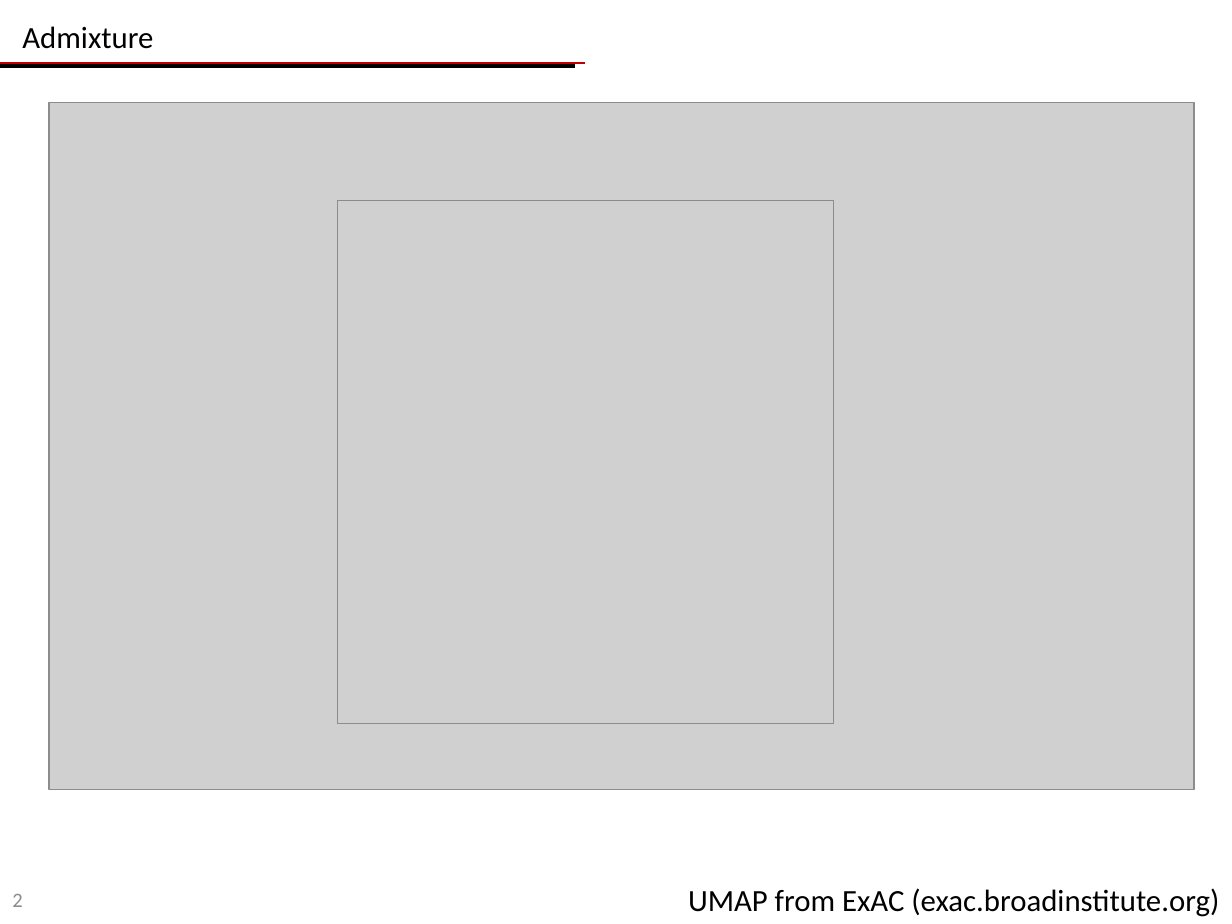
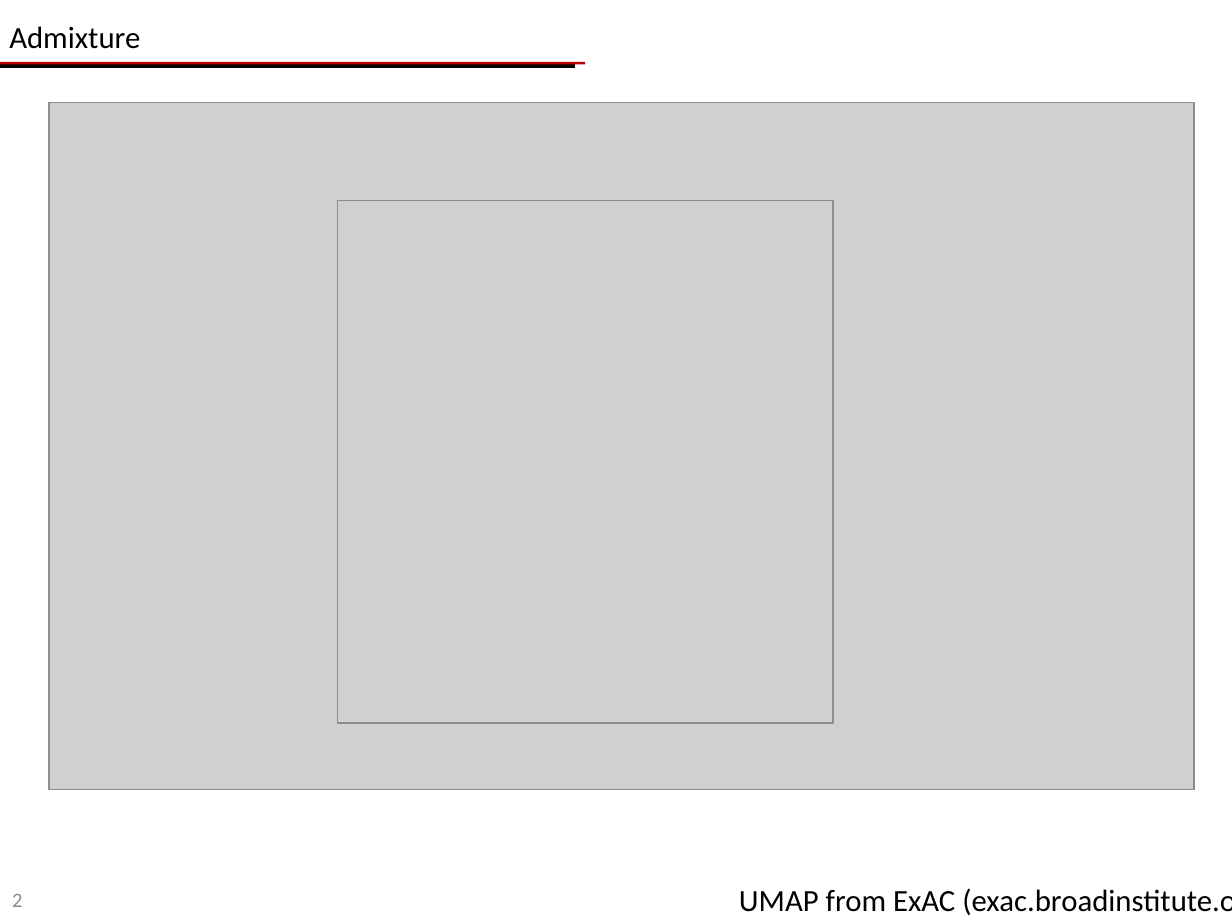
Before and after one commit to GTPB/IBIP19, a slide deck: slide 2 of pages/proteogenomics/resources/slides/day2.pptx. Drawn at 1232x924 pixels with LibreOffice and Linux fonts; fonts in the diff are those of the drawing; grey boxes stand for pictures. Boxes give left, top, right and bottom in pixels: in the first picture for what was removed or moved away, otherwise in the second. Text is boxed around its words. In the diff, an @@ line names an element or a change of style, - is before the commit and + after.

```diff
--- a/pages/proteogenomics/resources/slides/day2.pptx
+++ b/pages/proteogenomics/resources/slides/day2.pptx
@@ text "Admixture": place and size @@
-text "Admixture" at (22,26,153,49)
+text "Admixture" at (9,26,140,49)
@@ text "UMAP from ExAC (exac.broadinstitute.org)" rewrapped from (688,888,1219,917) to (739,888,1232,915) @@
```
Also in this commit, not shown: 2 other slides changed, 3 other files.
